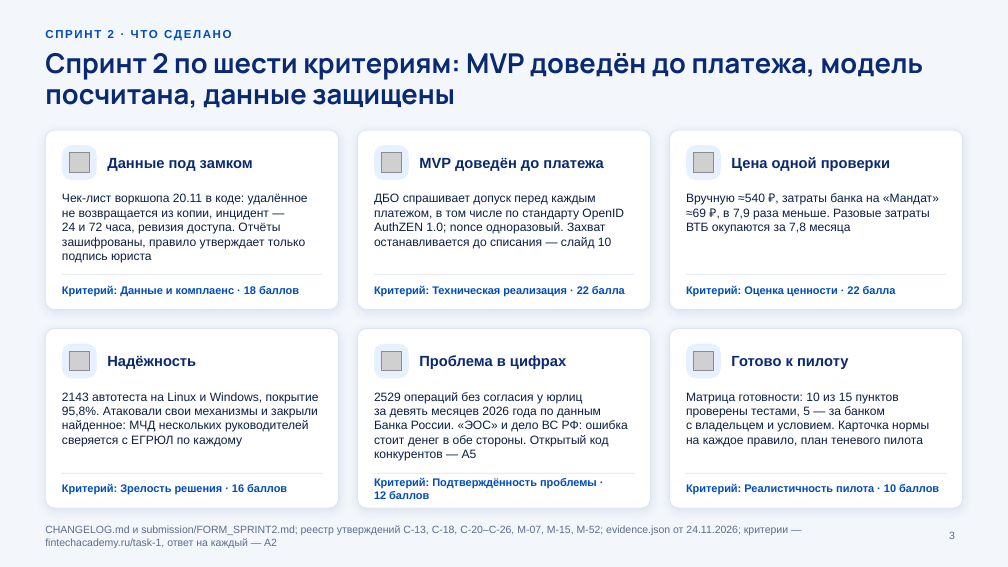
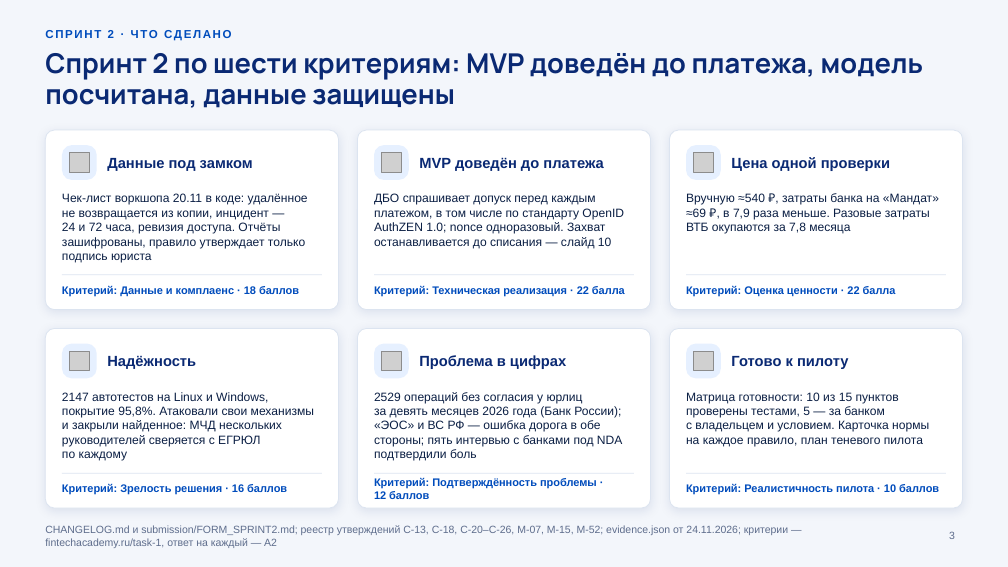
Before and after one commit to KonkovDV/Mandat, a slide deck: slide 3 of submission/slides/Mandat_VTB.pptx. Drawn at 1008x567 pixels with LibreOffice and Linux fonts; fonts in the diff are those of the drawing; grey boxes stand for pictures; background and template pictures are left out. Boxes give left, top, right and bottom in pixels: in the first picture for what was removed or moved away, otherwise in the second. Text is boxed around its words. In the diff, an @@ line names an element or a change of style, - is before the commit and + after.

Commit message:
build: материалы после слияния работы 23.11 — 2147 автотестов
- evidence.json пересобран на слитом коде: 2147 тестов, покрытие 95,8 %, медиана проверки 3,9 мс,
  p95 5,6 мс; числа в README и JURY обновлены сборкой.
- docs/SPRINT2.md дополнен результатами спринта: AuthZEN, совместные подписанты, чек-лист воркшопа
  и матрица готовности, открытый код 1С.
- Форма: 2147 автотестов и пять интервью с банками в пункте 5, 1986 знаков.
- Колода, картинки слайдов на сайте, пакет аналитики и видео-демо собраны из этого прогона;
  в карточке «Проблема в цифрах» — интервью.

```diff
--- a/submission/slides/Mandat_VTB.pptx
+++ b/submission/slides/Mandat_VTB.pptx
@@ text at <box>62,392,314,461</box>: text changed @@
-2143 автотеста на Linux и Windows, покрытие 95,8%. Атаковали свои механизмы и закрыли найденное: МЧД нескольких руководителей сверяется с ЕГРЮЛ по каждому
+2147 автотестов на Linux и Windows, покрытие 95,8%. Атаковали свои механизмы и закрыли найденное: МЧД нескольких руководителей сверяется с ЕГРЮЛ по каждому
@@ text at <box>374,392,623,461</box>: text changed @@
-2529 операций без согласия у юрлиц за девять месяцев 2026 года по данным Банка России. «ЭОС» и дело ВС РФ: ошибка стоит денег в обе стороны. Открытый код конкурентов — A5
+2529 операций без согласия у юрлиц за девять месяцев 2026 года (Банк России); «ЭОС» и ВС РФ — ошибка дорога в обе стороны; пять интервью с банками под NDA подтвердили боль
```
Also in this commit, not shown: 9 other slides changed, 31 other files.
